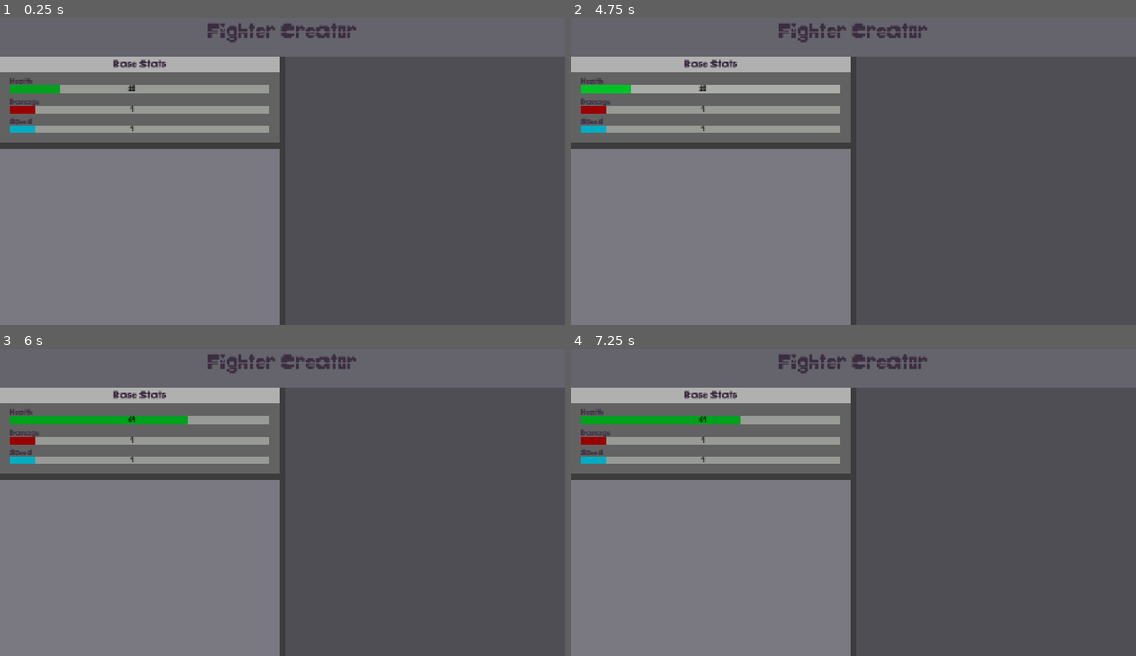
Above: before the commit, frames 1-4 (two rows, left to right).
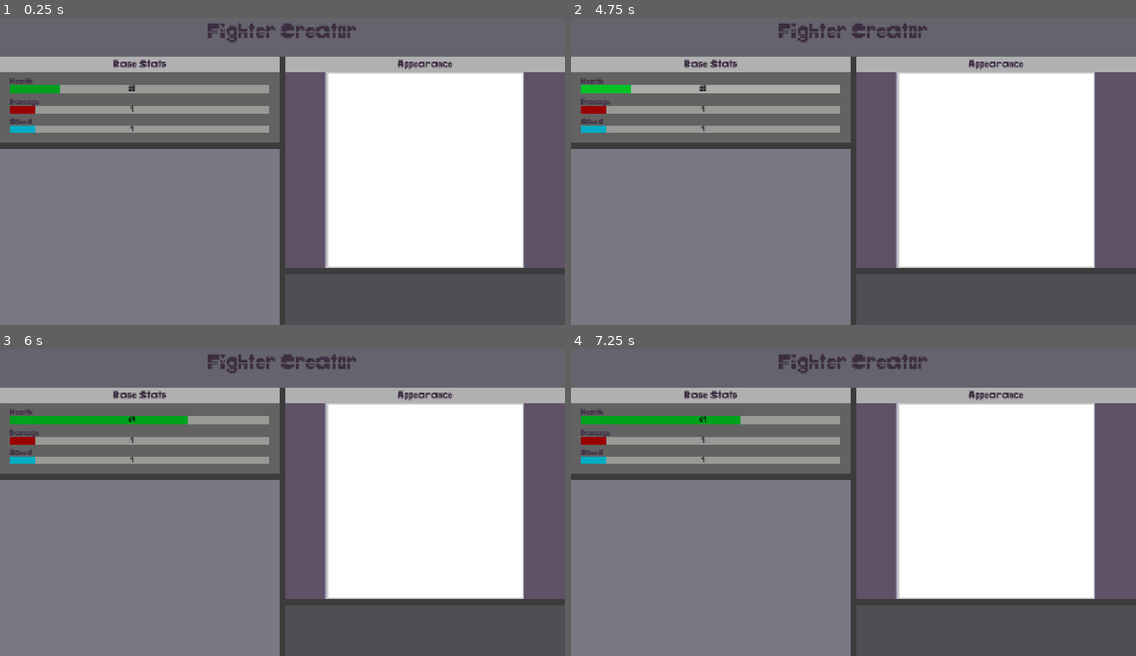
Above: after the commit, the same moments.

Repository: JBRana250/BitBoxBattles
Game: Godot game, scene res://fighter_creator.tscn
Two runs of this game, one before a commit and one after it. Both use one fixed random seed, a clock stepped at 60 frames per second and the inputs below.
Inputs (mouse positions are in pixels of both pictures, inside the frame that each line leads up to):
- Up to frame 1 (0.25 s): no input
- Up to frame 2 (4.75 s): tap Enter at 0.5, 2, 3.5 s; drag from (712, 88) to (910, 97) at 0.52 s; tap Space at 1.25, 2.75, 4.25 s; drag from (700, 88) to (825, 229) at 1.27 s; move the mouse to (712, 110) at 2.02 s; hold Right 2.03-2.75 s; tap Delete at 2.1 s; click (712, 110) at 2.17 s; drag from (700, 110) to (684, 119) at 2.77 s; drag from (712, 128) to (881, 165) at 3.52 s; drag from (700, 128) to (768, 88) at 4.27 s
- Up to frame 3 (6 s): move the mouse to (310, 496) at 5.02 s; hold Left 5.03-5.75 s; tap Enter at 5.1 s; click (310, 496) at 5.17 s; drag from (197, 419) to (169, 514) at 5.77 s
- Up to frame 4 (7.25 s): move the mouse to (977, 481) at 6.52 s; hold Right from 6.53 s (still down); tap Delete at 6.6 s; tap Space at 6.77 s

The runs differ from the first frame. In frame 1, 26% of the frame differs, in the area x 50-100%, y 12-84%; in frame 2, 26%; in frame 3, 26%; in frame 4, 26%.

Commit message:
design: implement basic layout for appearance panel

Diff:
--- a/fighter_creator.tscn
+++ b/fighter_creator.tscn
@@ -3,8 +3,10 @@
 [ext_resource type="Theme" uid="uid://cj7ro5psi4ydt" path="res://themes/default.theme" id="1_bfom8"]
 [ext_resource type="LabelSettings" uid="uid://ssy37mkivlh4" path="res://themes/scene_header.tres" id="2_bfom8"]
 [ext_resource type="Theme" uid="uid://x2wss8uibcsu" path="res://themes/stats.theme" id="3_dyfq3"]
-[ext_resource type="Script" uid="uid://dhb72phcu05hg" path="res://prog_bar_drag.gd" id="4_dyfq3"]
-[ext_resource type="Script" uid="uid://daldqvoxr7eig" path="res://label_update_stats.gd" id="5_1q2d6"]
+[ext_resource type="Script" uid="uid://dhb72phcu05hg" path="res://fighter_creator/stats/prog_bar_drag.gd" id="4_2cfr6"]
+[ext_resource type="Script" uid="uid://daldqvoxr7eig" path="res://fighter_creator/stats/label_update_stats.gd" id="5_e4q62"]
+[ext_resource type="Theme" uid="uid://cew8ls5daab5h" path="res://themes/main_sprite_editor.theme" id="6_2cfr6"]
+[ext_resource type="Script" uid="uid://comvrmxd8vt68" path="res://fighter_creator/appearance/pixel_art_editor.gd" id="7_e4q62"]
 
 [sub_resource type="StyleBoxFlat" id="StyleBoxFlat_aalt6"]
 bg_color = Color(0, 0.6313726, 0.11764706, 1)
@@ -89,11 +91,13 @@
 label_settings = ExtResource("2_bfom8")
 
 [node name="HSplitContainer" type="HSplitContainer" parent="VBoxContainer" unique_id=1957585535]
+propagate_maximum_size = false
 clip_contents = true
 layout_mode = 2
 size_flags_vertical = 3
 
 [node name="FighterProperties" type="Control" parent="VBoxContainer/HSplitContainer" unique_id=857496378]
+clip_contents = true
 layout_mode = 2
 size_flags_horizontal = 3
 size_flags_vertical = 3
@@ -117,6 +121,7 @@
 grow_vertical = 2
 
 [node name="BaseStats" type="Control" parent="VBoxContainer/HSplitContainer/FighterProperties/VSplitContainer" unique_id=1233600735]
+clip_contents = true
 layout_mode = 2
 size_flags_vertical = 3
 size_flags_stretch_ratio = 0.5
@@ -207,7 +212,7 @@
 value = 20.0
 allow_greater = true
 show_percentage = false
-script = ExtResource("4_dyfq3")
+script = ExtResource("4_2cfr6")
 default_fill = SubResource("StyleBoxFlat_aalt6")
 hover_fill = SubResource("StyleBoxFlat_1q2d6")
 hover_bg = SubResource("StyleBoxFlat_2cfr6")
@@ -230,7 +235,7 @@
 editable = false
 expand_to_text_length = true
 virtual_keyboard_type = 2
-script = ExtResource("5_1q2d6")
+script = ExtResource("5_e4q62")
 
 [node name="Damage" type="Control" parent="VBoxContainer/HSplitContainer/FighterProperties/VSplitContainer/BaseStats/VBoxContainer" unique_id=420451632]
 custom_minimum_size = Vector2(0, 40)
@@ -263,7 +268,7 @@
 allow_greater = true
 allow_lesser = true
 show_percentage = false
-script = ExtResource("4_dyfq3")
+script = ExtResource("4_2cfr6")
 default_fill = SubResource("StyleBoxFlat_dyfq3")
 hover_fill = SubResource("StyleBoxFlat_e4q62")
 hover_bg = SubResource("StyleBoxFlat_dbb47")
@@ -286,7 +291,7 @@
 editable = false
 expand_to_text_length = true
 virtual_keyboard_type = 2
-script = ExtResource("5_1q2d6")
+script = ExtResource("5_e4q62")
 negative_allowed = true
 
 [node name="Speed" type="Control" parent="VBoxContainer/HSplitContainer/FighterProperties/VSplitContainer/BaseStats/VBoxContainer" unique_id=1012138660]
@@ -320,7 +325,7 @@
 allow_greater = true
 allow_lesser = true
 show_percentage = false
-script = ExtResource("4_dyfq3")
+script = ExtResource("4_2cfr6")
 default_fill = SubResource("StyleBoxFlat_puomn")
 hover_fill = SubResource("StyleBoxFlat_s60cs")
 hover_bg = SubResource("StyleBoxFlat_7ie0h")
@@ -343,10 +348,11 @@
 editable = false
 expand_to_text_length = true
 virtual_keyboard_type = 2
-script = ExtResource("5_1q2d6")
+script = ExtResource("5_e4q62")
 negative_allowed = true
 
 [node name="Abilities" type="Control" parent="VBoxContainer/HSplitContainer/FighterProperties/VSplitContainer" unique_id=2020706949]
+clip_contents = true
 layout_mode = 2
 size_flags_vertical = 3
 
@@ -360,6 +366,7 @@
 color = Color(0.47816533, 0.47319335, 0.5083372, 1)
 
 [node name="FighterAppearance" type="Control" parent="VBoxContainer/HSplitContainer" unique_id=310075832]
+clip_contents = true
 layout_mode = 2
 size_flags_horizontal = 3
 
@@ -371,6 +378,132 @@
 grow_horizontal = 2
 grow_vertical = 2
 color = Color(0.31085148, 0.30705145, 0.33363408, 1)
+
+[node name="VSplitContainer" type="VSplitContainer" parent="VBoxContainer/HSplitContainer/FighterAppearance" unique_id=1886246265]
+propagate_maximum_size = false
+clip_contents = true
+layout_mode = 1
+anchors_preset = 15
+anchor_right = 1.0
+anchor_bottom = 1.0
+grow_horizontal = 2
+grow_vertical = 2
+
+[node name="MainSprite" type="Control" parent="VBoxContainer/HSplitContainer/FighterAppearance/VSplitContainer" unique_id=332106532]
+clip_contents = true
+layout_mode = 2
+size_flags_vertical = 3
+size_flags_stretch_ratio = 4.0
+theme = ExtResource("6_2cfr6")
+
+[node name="SpriteEditorBG" type="ColorRect" parent="VBoxContainer/HSplitContainer/FighterAppearance/VSplitContainer/MainSprite" unique_id=1515340909]
+layout_mode = 1
+anchors_preset = 15
+anchor_right = 1.0
+anchor_bottom = 1.0
+grow_horizontal = 2
+grow_vertical = 2
+color = Color(0.5765176, 0.5671871, 0.6777169, 1)
+
+[node name="VBoxContainer" type="VBoxContainer" parent="VBoxContainer/HSplitContainer/FighterAppearance/VSplitContainer/MainSprite" unique_id=720907104]
+layout_mode = 1
+anchors_preset = 15
+anchor_right = 1.0
+anchor_bottom = 1.0
+grow_horizontal = 2
+grow_vertical = 2
+
+[node name="Header" type="Control" parent="VBoxContainer/HSplitContainer/FighterAppearance/VSplitContainer/MainSprite/VBoxContainer" unique_id=526055112]
+custom_minimum_size = Vector2(0, 30)
+layout_mode = 2
+
+[node name="ColorRect" type="ColorRect" parent="VBoxContainer/HSplitContainer/FighterAppearance/VSplitContainer/MainSprite/VBoxContainer/Header" unique_id=120277413]
+layout_mode = 1
+anchors_preset = 15
+anchor_right = 1.0
+anchor_bottom = 1.0
+grow_horizontal = 2
+grow_vertical = 2
+color = Color(0.69135684, 0.6913568, 0.69135684, 1)
+
+[node name="Label" type="Label" parent="VBoxContainer/HSplitContainer/FighterAppearance/VSplitContainer/MainSprite/VBoxContainer/Header" unique_id=1356802582]
+layout_mode = 1
+anchors_preset = 8
+anchor_left = 0.5
+anchor_top = 0.5
+anchor_right = 0.5
+anchor_bottom = 0.5
+offset_left = -54.0
+offset_top = -9.5
+offset_right = 54.0
+offset_bottom = 9.5
+grow_horizontal = 2
+grow_vertical = 2
+theme_override_font_sizes/font_size = 16
+text = "Appearance"
+
+[node name="HBoxContainer" type="HBoxContainer" parent="VBoxContainer/HSplitContainer/FighterAppearance/VSplitContainer/MainSprite/VBoxContainer" unique_id=1015903905]
+layout_mode = 2
+size_flags_vertical = 3
+
+[node name="Tools" type="Control" parent="VBoxContainer/HSplitContainer/FighterAppearance/VSplitContainer/MainSprite/VBoxContainer/HBoxContainer" unique_id=375804479]
+clip_contents = true
+layout_mode = 2
+size_flags_horizontal = 3
+size_flags_stretch_ratio = 0.2
+
+[node name="ColorRect" type="ColorRect" parent="VBoxContainer/HSplitContainer/FighterAppearance/VSplitContainer/MainSprite/VBoxContainer/HBoxContainer/Tools" unique_id=2116187016]
+layout_mode = 1
+anchors_preset = 15
+anchor_right = 1.0
+anchor_bottom = 1.0
+grow_horizontal = 2
+grow_vertical = 2
+color = Color(0.37285328, 0.31658885, 0.39916047, 1)
+
+[node name="Canvas" type="Control" parent="VBoxContainer/HSplitContainer/FighterAppearance/VSplitContainer/MainSprite/VBoxContainer/HBoxContainer" unique_id=2062265039]
+layout_mode = 2
+size_flags_horizontal = 3
+
+[node name="AspectRatioContainer" type="AspectRatioContainer" parent="VBoxContainer/HSplitContainer/FighterAppearance/VSplitContainer/MainSprite/VBoxContainer/HBoxContainer/Canvas" unique_id=672469254]
+layout_mode = 1
+anchors_preset = 15
+anchor_right = 1.0
+anchor_bottom = 1.0
+grow_horizontal = 2
+grow_vertical = 2
+
+[node name="PixelArtEditor" type="Control" parent="VBoxContainer/HSplitContainer/FighterAppearance/VSplitContainer/MainSprite/VBoxContainer/HBoxContainer/Canvas/AspectRatioContainer" unique_id=699658705]
+layout_mode = 2
+script = ExtResource("7_e4q62")
+
+[node name="ColorRect" type="Panel" parent="VBoxContainer/HSplitContainer/FighterAppearance/VSplitContainer/MainSprite/VBoxContainer/HBoxContainer/Canvas/AspectRatioContainer/PixelArtEditor" unique_id=1406746952]
+layout_mode = 1
+anchors_preset = 15
+anchor_right = 1.0
+anchor_bottom = 1.0
+grow_horizontal = 2
+grow_vertical = 2
+
+[node name="Colors" type="Control" parent="VBoxContainer/HSplitContainer/FighterAppearance/VSplitContainer/MainSprite/VBoxContainer/HBoxContainer" unique_id=2093660520]
+clip_contents = true
+layout_mode = 2
+size_flags_horizontal = 3
+size_flags_stretch_ratio = 0.2
+
+[node name="ColorRect" type="ColorRect" parent="VBoxContainer/HSplitContainer/FighterAppearance/VSplitContainer/MainSprite/VBoxContainer/HBoxContainer/Colors" unique_id=1201794386]
+layout_mode = 1
+anchors_preset = 15
+anchor_right = 1.0
+anchor_bottom = 1.0
+grow_horizontal = 2
+grow_vertical = 2
+color = Color(0.37285328, 0.31658885, 0.39916047, 1)
+
+[node name="OtherThing" type="Control" parent="VBoxContainer/HSplitContainer/FighterAppearance/VSplitContainer" unique_id=55813706]
+clip_contents = true
+layout_mode = 2
+size_flags_vertical = 3
 
 [connection signal="mouse_entered" from="VBoxContainer/HSplitContainer/FighterProperties/VSplitContainer/BaseStats/VBox …(221 unchanged characters)…
 [connection signal="mouse_exited" from="VBoxContainer/HSplitContainer/FighterProperties/VSplitContainer/BaseStats/VBoxC …(219 unchanged characters)…
--- /dev/null
+++ b/fighter_creator/appearance/pixel_art_editor.gd
@@ -0,0 +1,3 @@
+extends Node
+
+var pixels: Array # Array[Array[Color]], a 2D array that stores the color of each pixel
Not shown, added: fighter_creator/appearance/pixel_art_editor.gd.uid
Renamed: label_update_stats.gd -> fighter_creator/stats/label_update_stats.gd
Renamed: label_update_stats.gd.uid -> fighter_creator/stats/label_update_stats.gd.uid
Renamed: prog_bar_drag.gd -> fighter_creator/stats/prog_bar_drag.gd
Renamed: prog_bar_drag.gd.uid -> fighter_creator/stats/prog_bar_drag.gd.uid
Binary file added: themes/main_sprite_editor.theme
